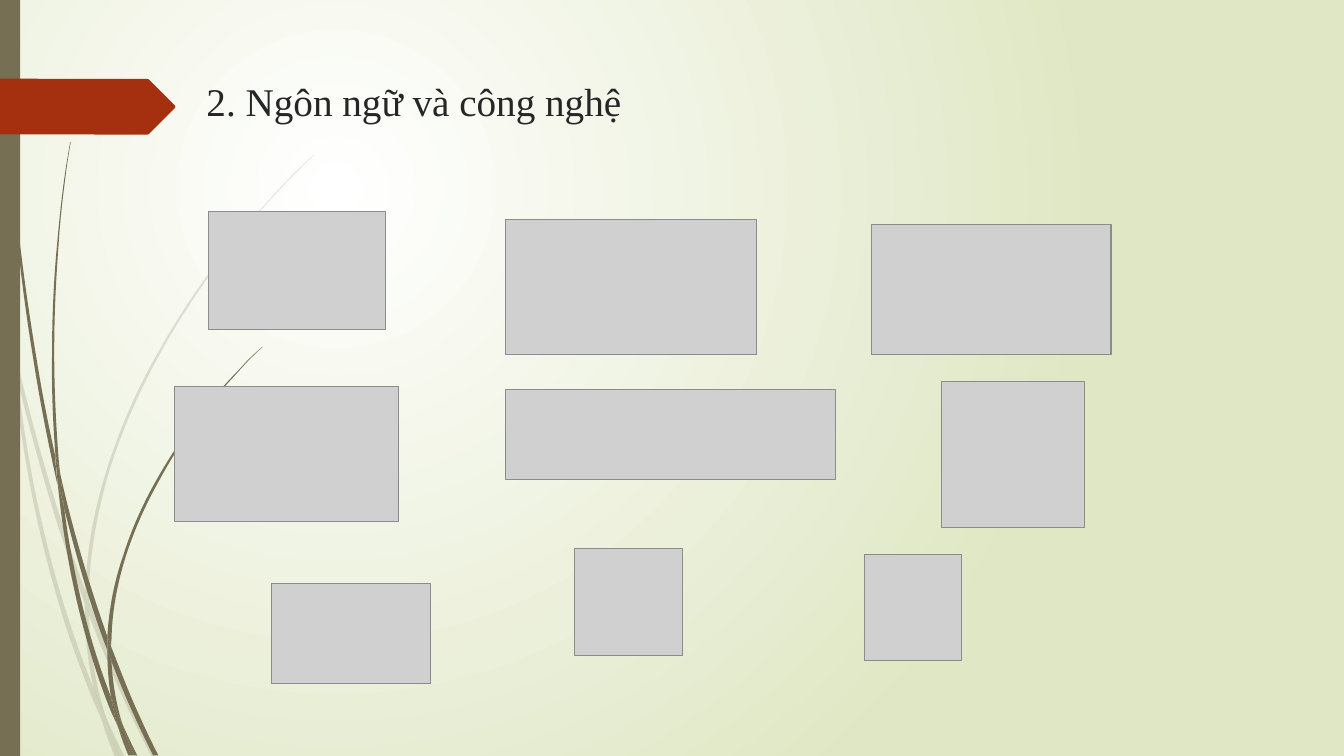
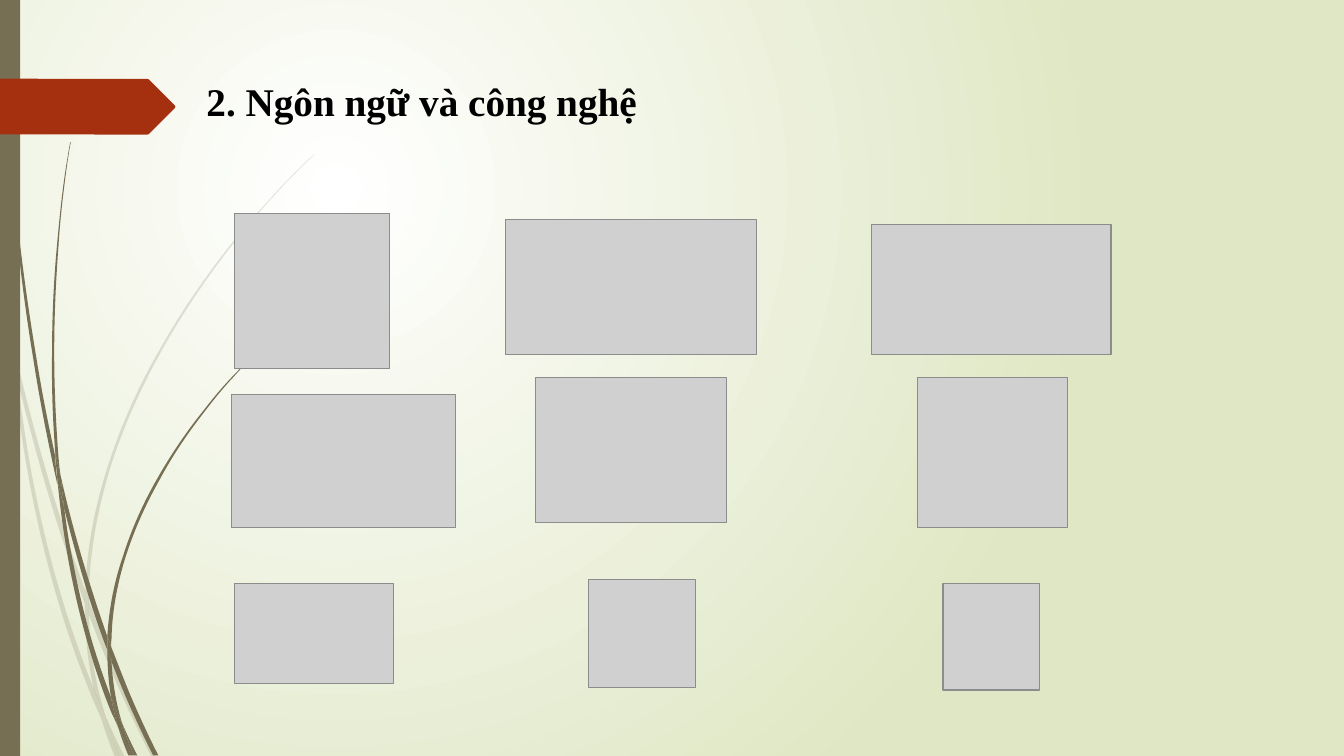
Before and after one commit to canhvip51/Project, a slide deck: slide 4 of DOC/Slidebaocao.pptm. Drawn at 1344x756 pixels with LibreOffice and Linux fonts; fonts in the diff are those of the drawing; grey boxes stand for pictures. Boxes give left, top, right and bottom in pixels: in the first picture for what was removed or moved away, otherwise in the second. Text is boxed around its words. In the diff, an @@ line names an element or a change of style, - is before the commit and + after.

```diff
--- a/DOC/Slidebaocao.pptm
+++ b/DOC/Slidebaocao.pptm
@@ title "2. Ngôn ngữ và công ..." at [206,88,637,123]: text colour #262626 to #000000, bold on @@
@@ picture: place and size @@
-picture at [209,212,386,330]
+picture at [234,214,389,369]
@@ picture: place and size @@
-picture at [505,389,836,480]
+picture at [535,378,726,523]
@@ picture: place and size @@
-picture at [943,381,1085,527]
+picture at [918,378,1068,528]
@@ picture: place and size @@
-picture at [174,387,398,522]
+picture at [232,394,456,527]
@@ picture: place and size @@
-picture at [271,584,431,685]
+picture at [234,584,393,685]
@@ picture: place and size @@
-picture at [575,548,683,656]
+picture at [589,580,697,688]
@@ picture: place and size @@
-picture at [865,555,962,661]
+picture at [944,584,1041,691]
```
Also in this commit, not shown: 6 other slides changed, 48 other files.
